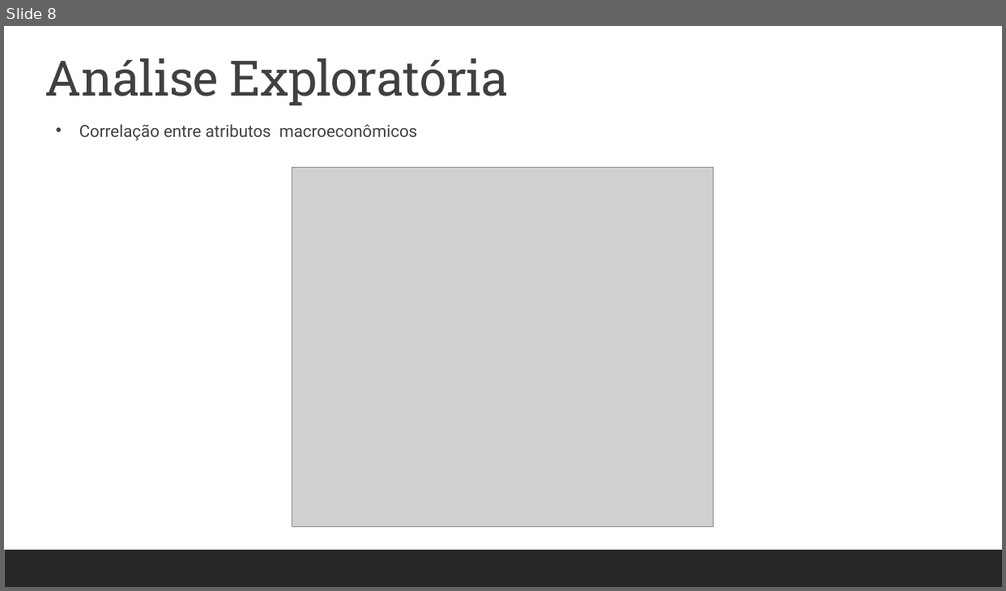
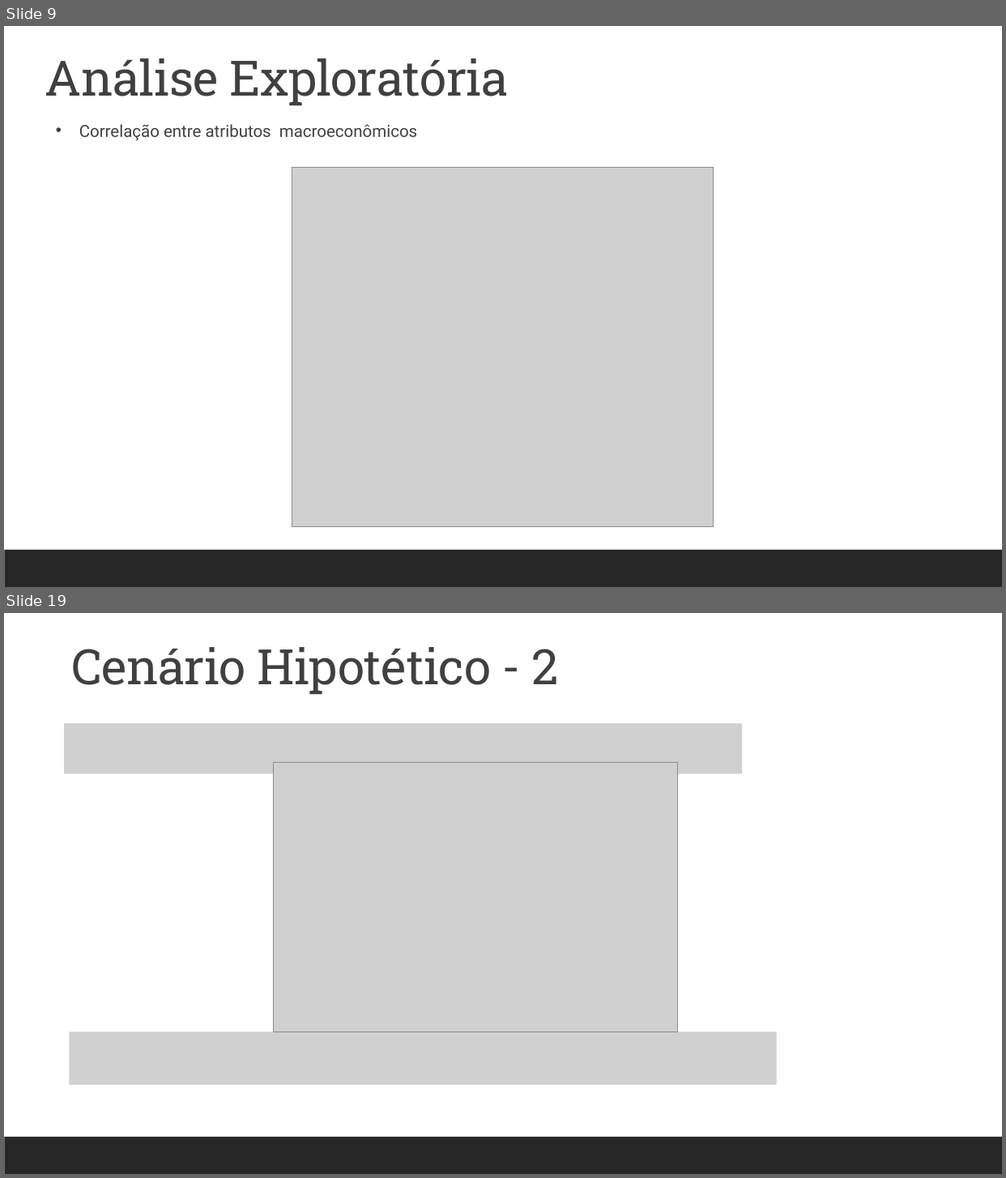
Before and after one commit to pedrosouzalv/PO-233, a slide deck: Projeto de PO-233.pptx. Shown one above the other, each under a label of ours: slide 8 before the commit, slides 9 and 19 after it; the slides between them are not shown. The pictures are 1006x591 and 1006x1178 pixels, drawn with LibreOffice and Linux fonts; fonts in the diff are those of the drawing; grey boxes stand for pictures. Boxes give left, top, right and bottom in pixels: in the first picture for what was removed or moved away, otherwise in the second. Text is boxed around its words. In the diff, an @@ line names an element or a change of style, - is before the commit and + after.

```diff
--- a/Projeto de PO-233.pptx
+++ b/Projeto de PO-233.pptx
@@ slide 19 added at (x1=4, y1=613, x2=1002, y2=1174), background #FFFFFF; not listed: 1 template element that a slide beside it also shows @@
@@ text added at (x1=71, y1=647, x2=559, y2=695), 47 pt, text #404040 @@
+Cenário Hipotético - 2
@@ picture added at (x1=64, y1=724, x2=742, y2=774) @@
@@ picture added at (x1=274, y1=763, x2=678, y2=1033) @@
@@ picture added at (x1=69, y1=1033, x2=777, y2=1085) @@
@@ what was slide 8 is now slide 9 @@
```
Also in this commit, not shown: 2 slides changed, 11 other slides added, 6 other files.
